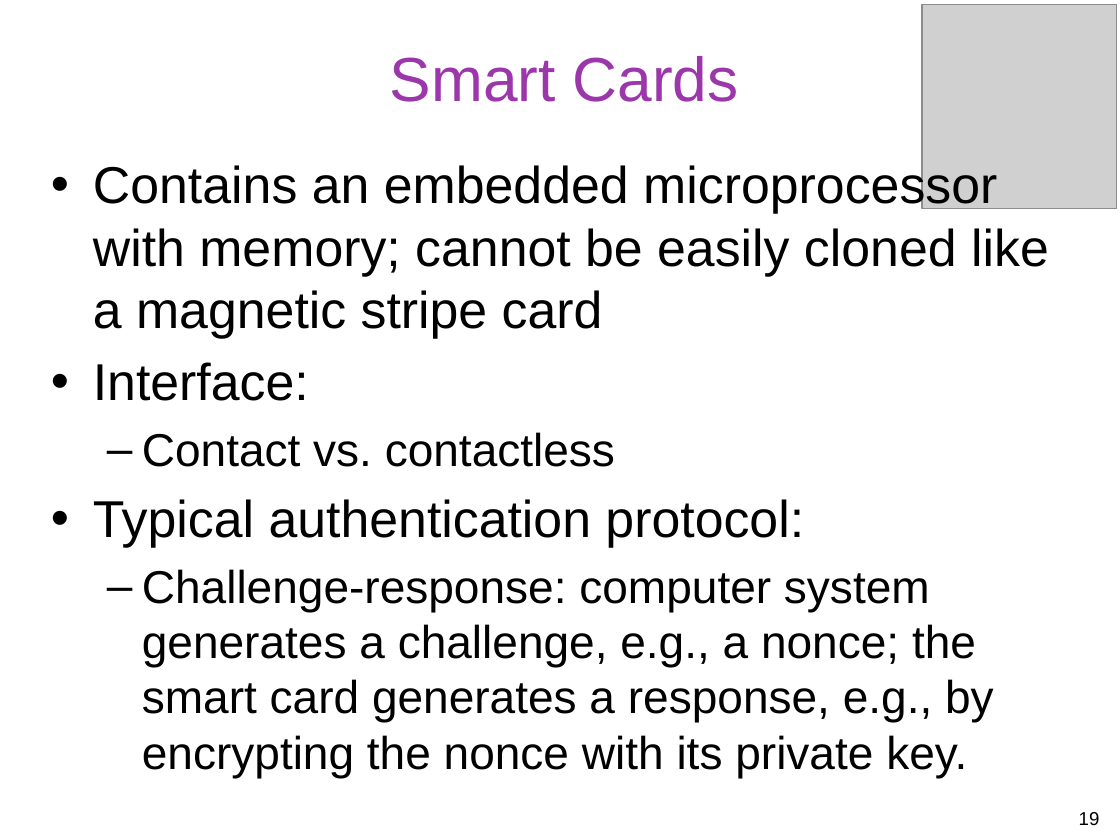
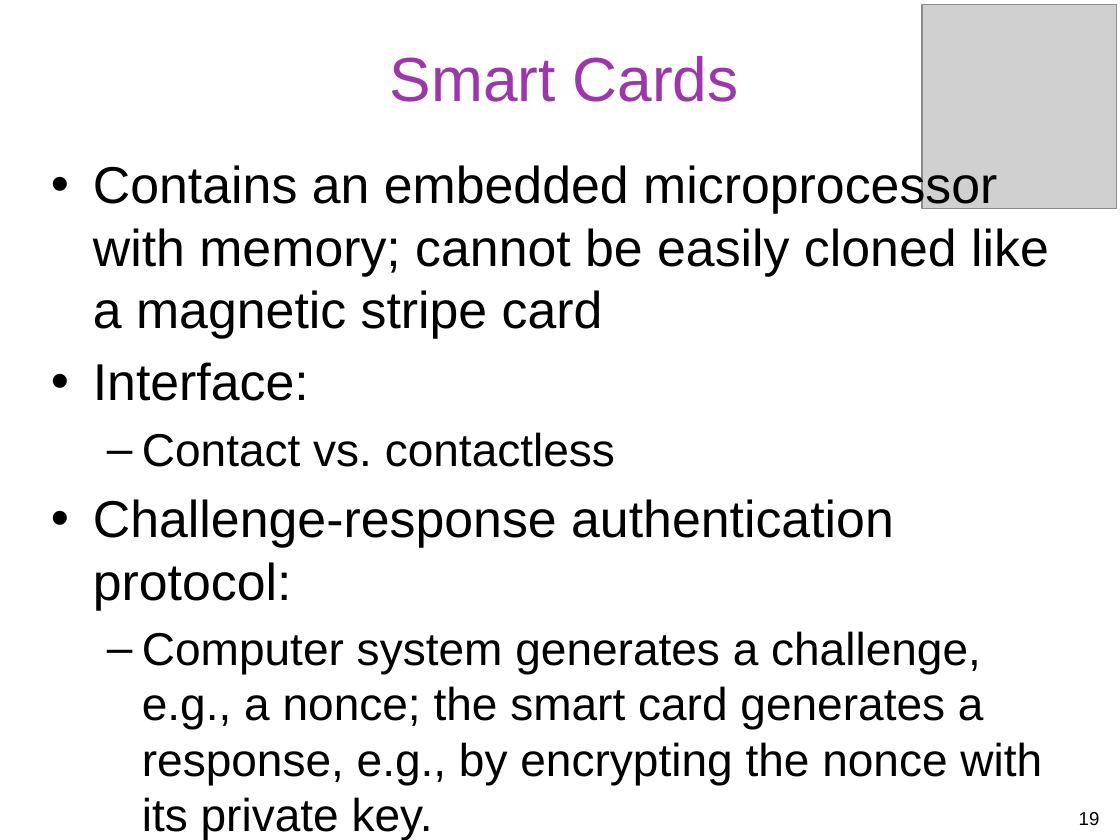
Before and after one commit to gulaoshi/gu.github.io, a slide deck: slide 19 of InfoSec/PPTs/L3-CH03-User Authentication.pptx. Drawn at 1120x840 pixels with LibreOffice and Linux fonts; fonts in the diff are those of the drawing; grey boxes stand for pictures. Boxes give left, top, right and bottom in pixels: in the first picture for what was removed or moved away, otherwise in the second. Text is boxed around its words. In the diff, an @@ line names an element or a change of style, - is before the commit and + after.

Commit message:
xx

```diff
--- a/InfoSec/PPTs/L3-CH03-User Authentication.pptx
+++ b/InfoSec/PPTs/L3-CH03-User Authentication.pptx
@@ text at box(93, 499, 1042, 784): text changed @@
-• Typical authentication protocol:
-  – Challenge-response: computer system generates a challenge, e.g., a nonce; the smart card generates a response, e.g., by encrypting the nonce with its private key.
+• Challenge-response authentication protocol:
+  – Computer system generates a challenge, e.g., a nonce; the smart card generates a response, e.g., by encrypting the nonce with its private key.
```
